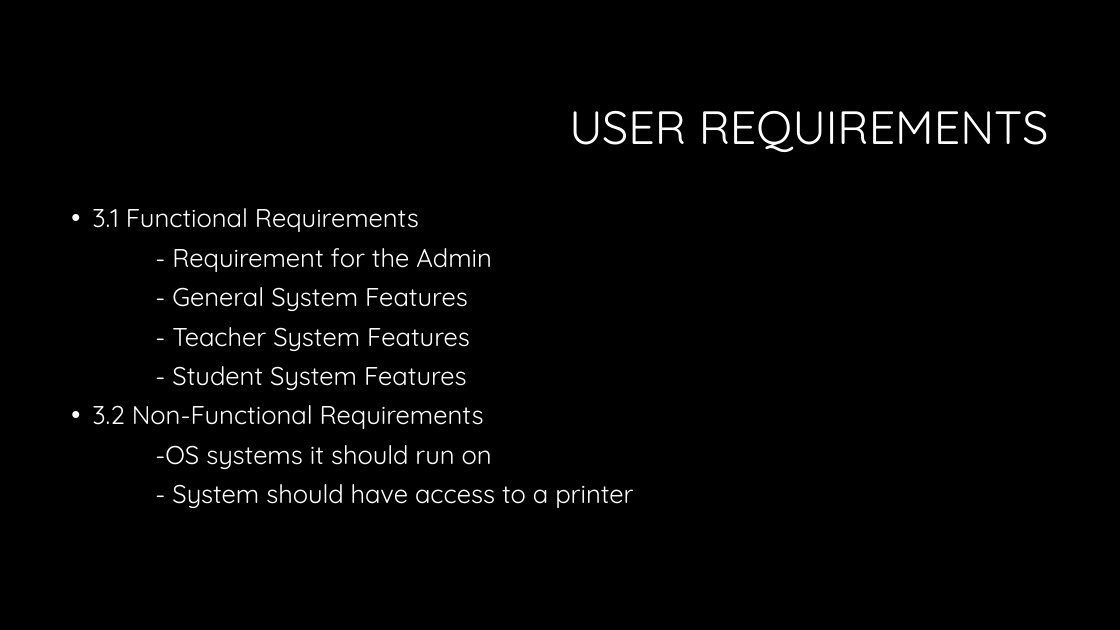
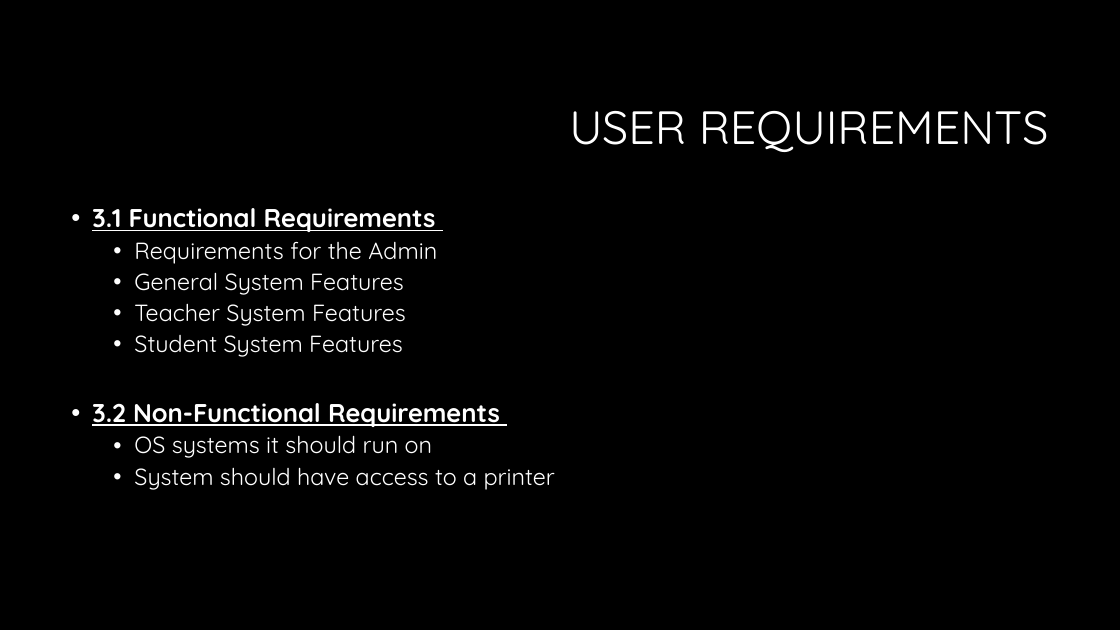
Before and after one commit to sarahakk/fraction-worksheet-creator, a slide deck: slide 8 of Presentation Elementary Engineers .pptx (slide 5 before the commit). Drawn at 1120x630 pixels with LibreOffice and Linux fonts; fonts in the diff are those of the drawing; background and template pictures are left out. Boxes give left, top, right and bottom in pixels: in the first picture for what was removed or moved away, otherwise in the second. Text is boxed around its words. In the diff, an @@ line names an element or a change of style, - is before the commit and + after.

```diff
--- a/Presentation Elementary Engineers .pptx
+++ b/Presentation Elementary Engineers .pptx
@@ text at <box>92,208,500,427</box>: bold on, underline on in "3.1 Functional Requirements", "3.2 Non-Functional Requirements" @@
@@ text at <box>134,242,437,357</box>: text changed; size 22 to 20 pt @@
-- Requirement for the Admin
-- General System Features
-- Teacher System Features
-- Student System Features
+  • Requirements for the Admin
+  • General System Features
+  • Teacher System Features
+  • Student System Features
@@ text at <box>134,435,555,490</box>: text changed; size 22 to 20 pt @@
--OS systems it should run on
-- System should have access to a printer
+  • OS systems it should run on
+  • System should have access to a printer
```
Also in this commit, not shown: 9 other slides changed, 4 slides added.
